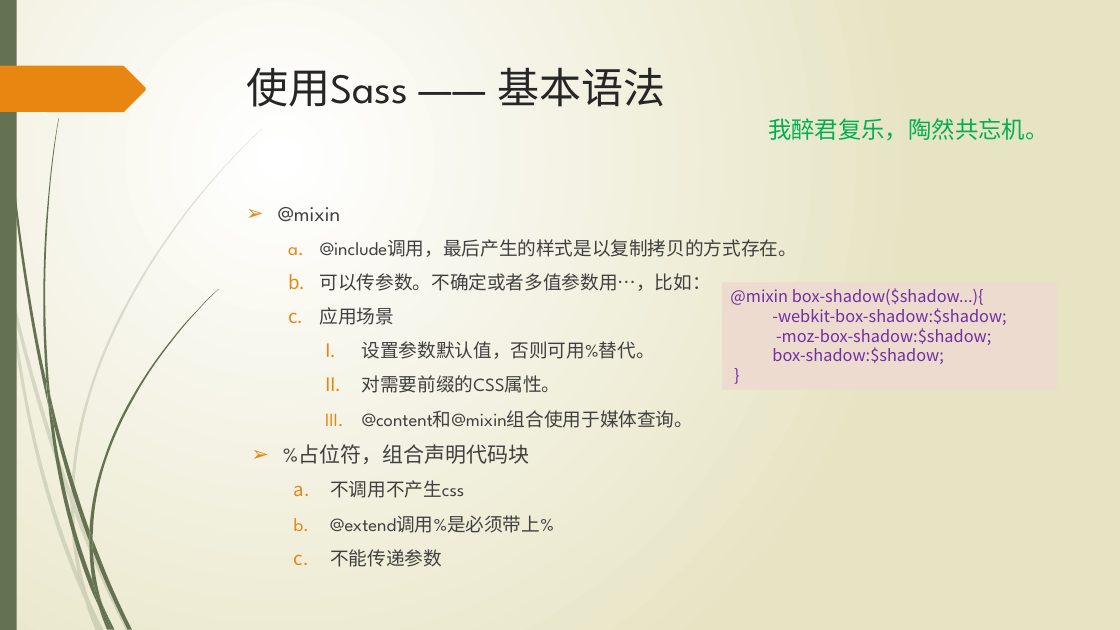
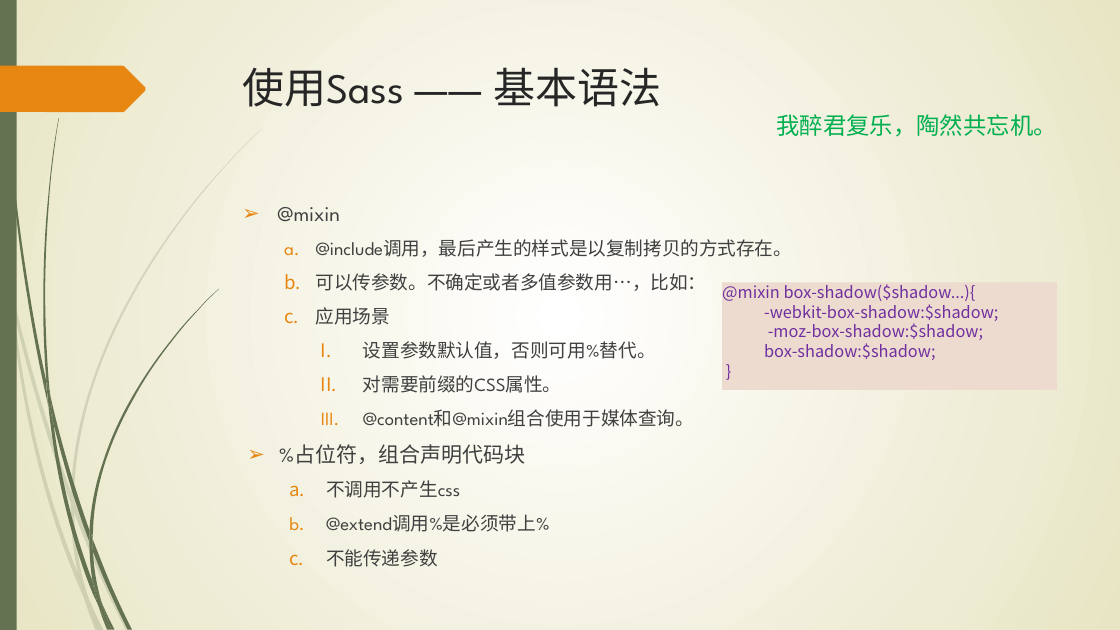
Before and after one commit to wangweihui/sassdemo, a slide deck: slide 9 of SASS愈行愈远.pptx (slide 8 before the commit). Drawn at 1120x630 pixels with LibreOffice and Linux fonts; fonts in the diff are those of the drawing. Boxes give left, top, right and bottom in pixels: in the first picture for what was removed or moved away, otherwise in the second. Text is boxed around its words. In the diff, an @@ line names an element or a change of style, - is before the commit and + after.

```diff
--- a/SASS愈行愈远.pptx
+++ b/SASS愈行愈远.pptx
@@ background gradient #FFFFFF to #E8E6C4 to gradient #FFFFFF to #E8E5C4 @@
@@ title "使用Sass —— 基本语法": place and size @@
-title "使用Sass —— 基本语法" at [247, 67, 666, 107]
+title "使用Sass —— 基本语法" at [242, 67, 661, 107]
@@ text "我醉君复乐，陶然共忘机。": place and size @@
-text "我醉君复乐，陶然共忘机。" at [768, 118, 1049, 141]
+text "我醉君复乐，陶然共忘机。" at [776, 114, 1057, 137]
@@ text at [277, 207, 694, 427]: indent changed @@
@@ freeform shape at [89, 289, 218, 539]: outline redrawn @@
@@ text in rectangle at [764, 304, 998, 360]: indent changed @@
```
Also in this commit, not shown: 10 other slides changed, 1 slide added.
